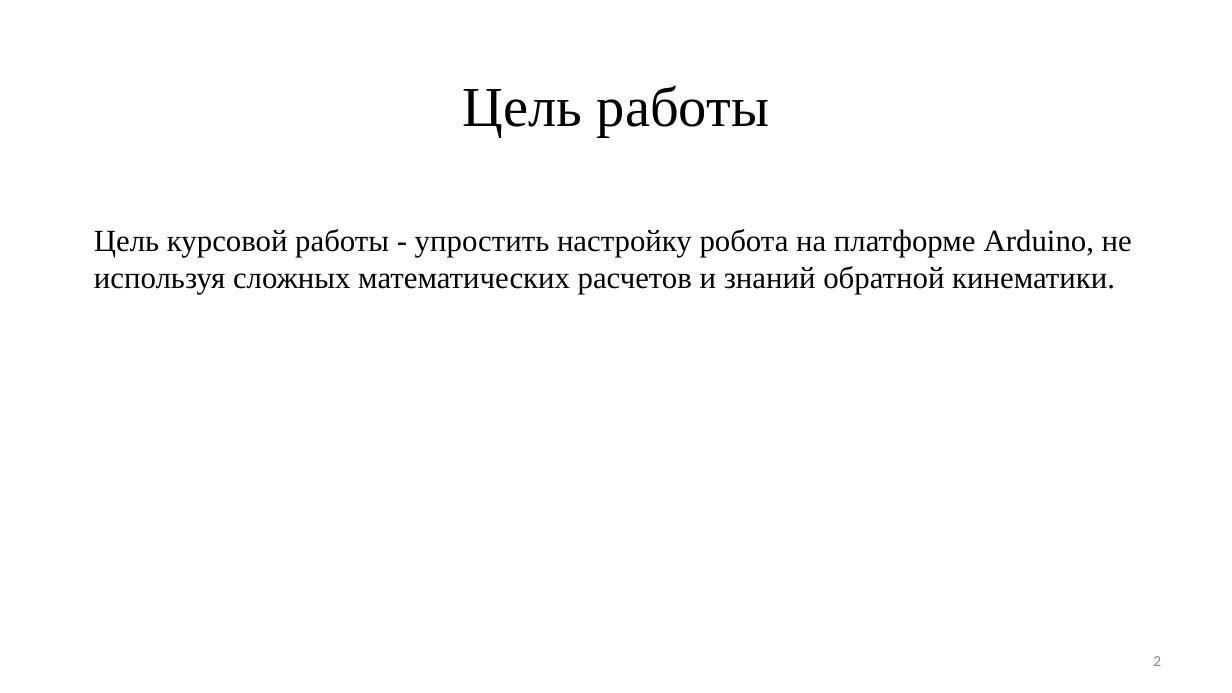
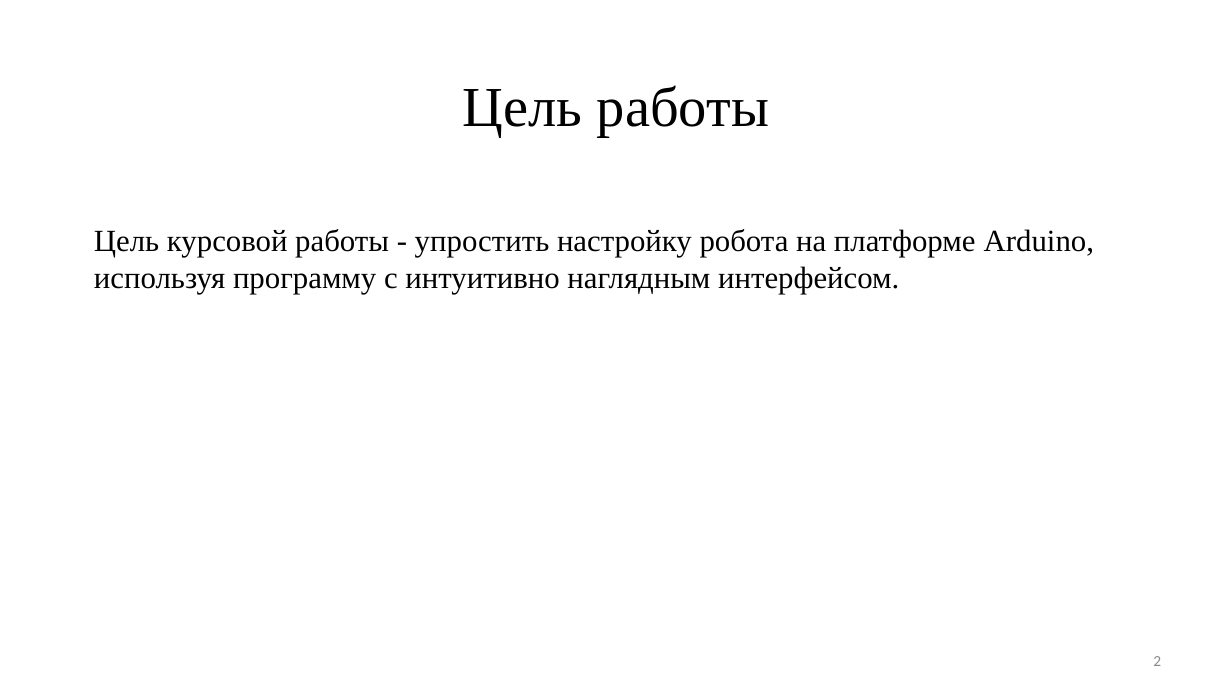
Before and after one commit to ArtemVolkov2103/1-Diplom, a slide deck: slide 2 of Дипломная Волков.pptx. Drawn at 1232x693 pixels with LibreOffice and Linux fonts; fonts in the diff are those of the drawing. Boxes give left, top, right and bottom in pixels: in the first picture for what was removed or moved away, otherwise in the second. Text is boxed around its words. In the diff, an @@ line names an element or a change of style, - is before the commit and + after.

```diff
--- a/Дипломная Волков.pptx
+++ b/Дипломная Волков.pptx
@@ text at (94, 229, 1094, 294): text changed @@
-Цель курсовой работы - упростить настройку робота на платформе Arduino, не используя сложных математических расчетов и знаний обратной кинематики.
+Цель курсовой работы - упростить настройку робота на платформе Arduino, используя программу с интуитивно наглядным интерфейсом.
```
Also in this commit, not shown: 6 other slides changed, 1 slide added, 3 other files.
